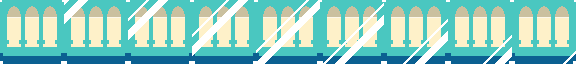
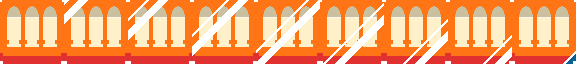
The second 576×64 image is a revision of the first. Changes to its layers:
painted on "Sprite 9" over [0, 0, 576, 64]
